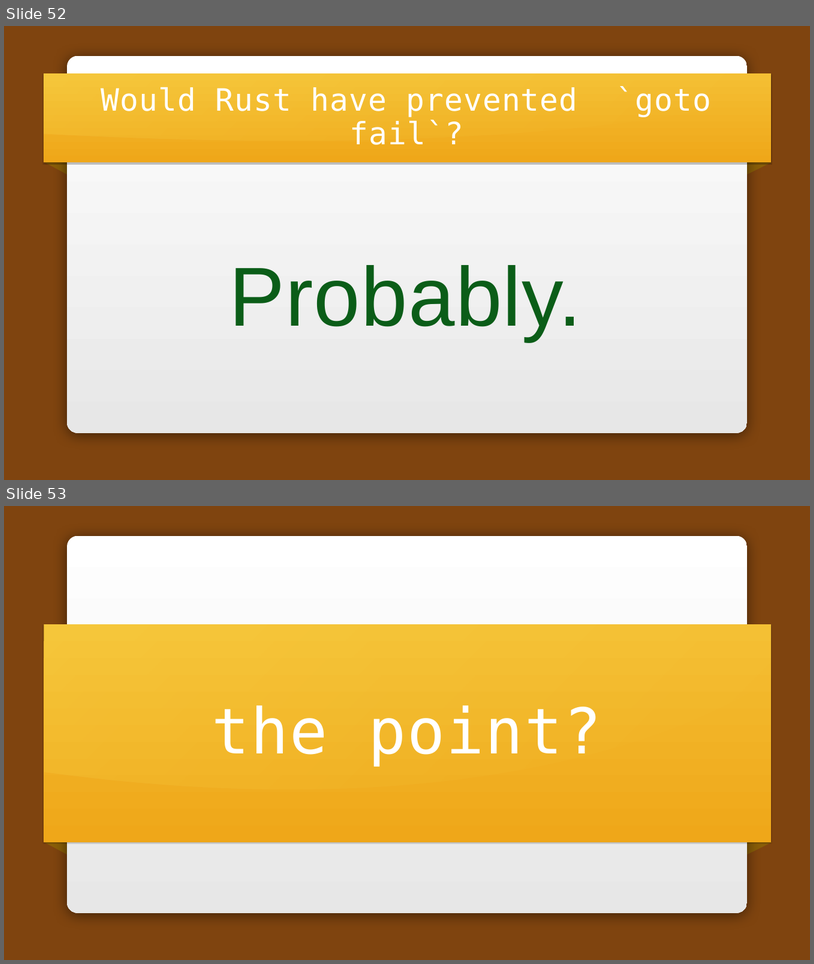
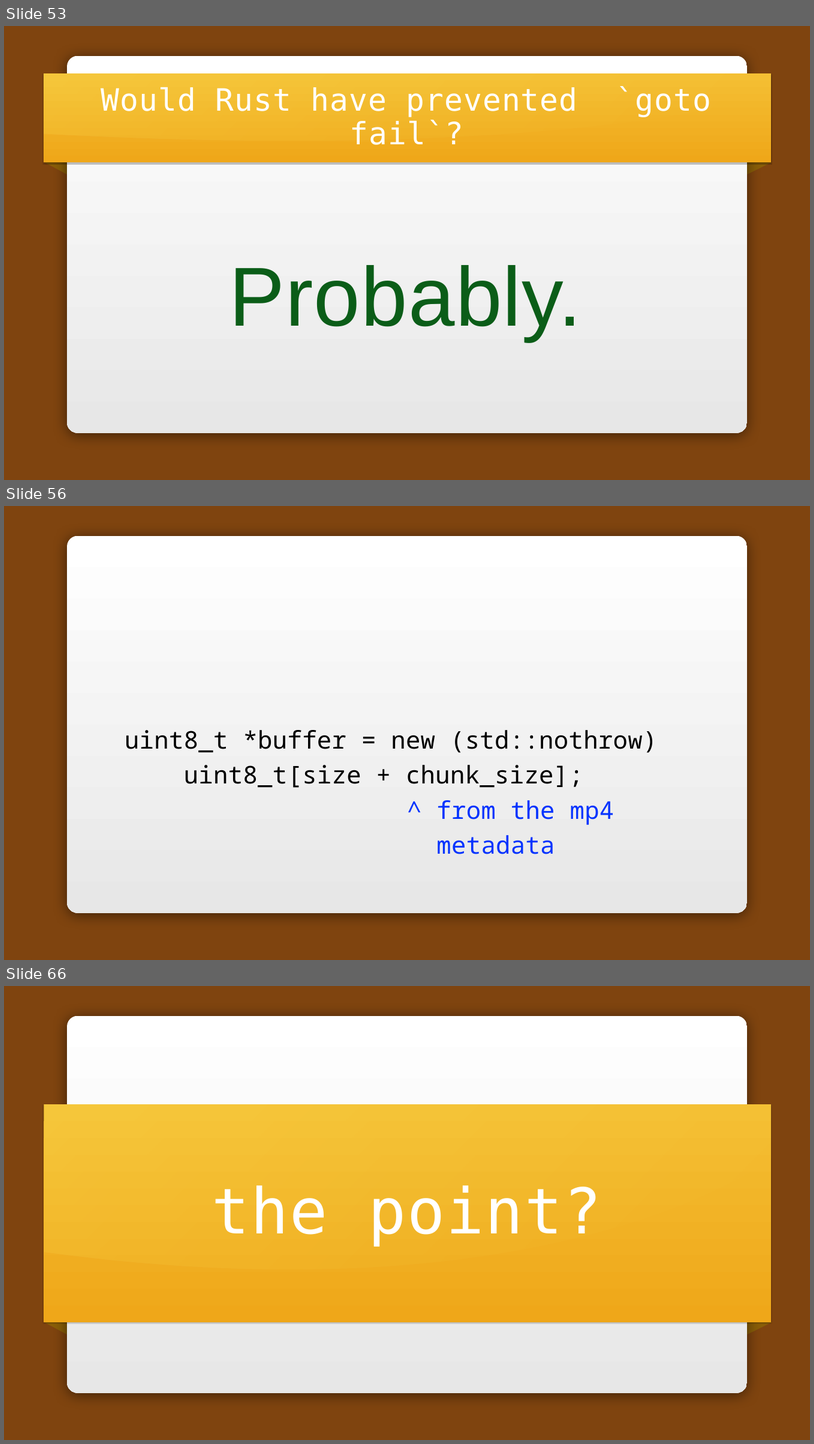
Before and after one commit to carols10cents/rust-safety-presentation, a slide deck: Rust Safety.pptx. Shown one above the other, each under a label of ours: slides 52 and 53 before the commit, slides 53, 56 and 66 after it; the slides between them are not shown. The pictures are 814x964 and 814x1444 pixels, drawn with LibreOffice and Linux fonts; fonts in the diff are those of the drawing; background and template pictures are left out. Boxes give left, top, right and bottom in pixels: in the first picture for what was removed or moved away, otherwise in the second. Text is boxed around its words. In the diff, an @@ line names an element or a change of style, - is before the commit and + after.

```diff
--- a/Rust Safety.pptx
+++ b/Rust Safety.pptx
@@ slide 56 added at [4,506,810,960], background picture (left out); not listed: 1 template element that a slide beside it also shows @@
@@ text added at [125,730,657,787], 58 pt, text #000000 @@
+uint8_t *buffer = new (std::nothrow)
+uint8_t[size + chunk_size];
@@ text added at [437,800,615,854], 58 pt, text #0433FF @@
+^ from the mp4
+metadata
@@ what was slide 52 is now slide 53 @@
@@ what was slide 53 is now slide 66 @@
```
Also in this commit, not shown: 5 slides changed, 17 other slides added, 6 slides removed, 2 other files.
